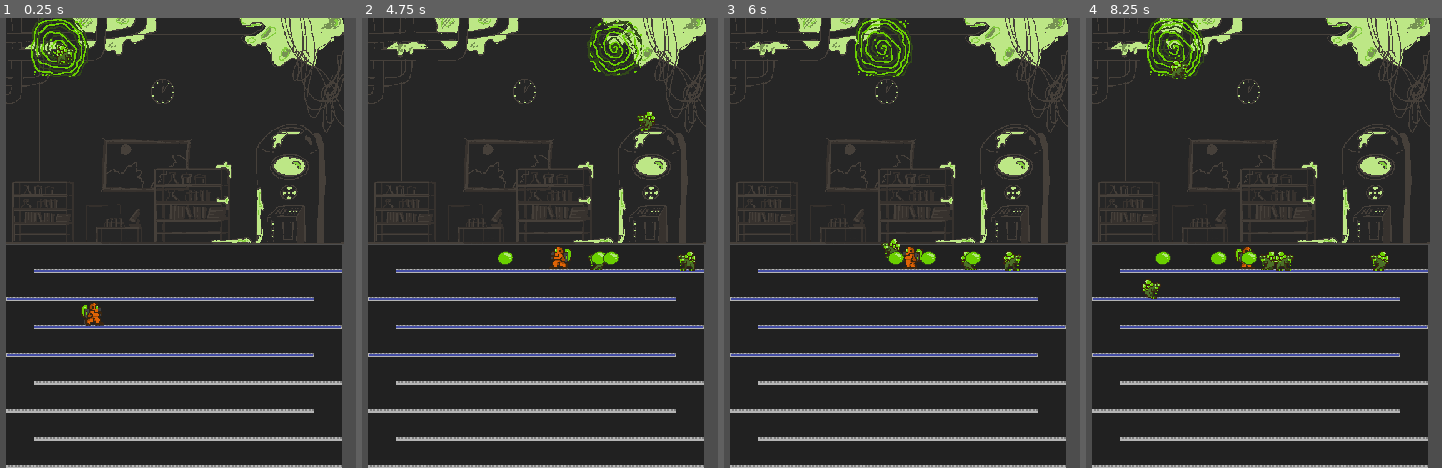
Above: before the commit, frames 1-4 (left to right).
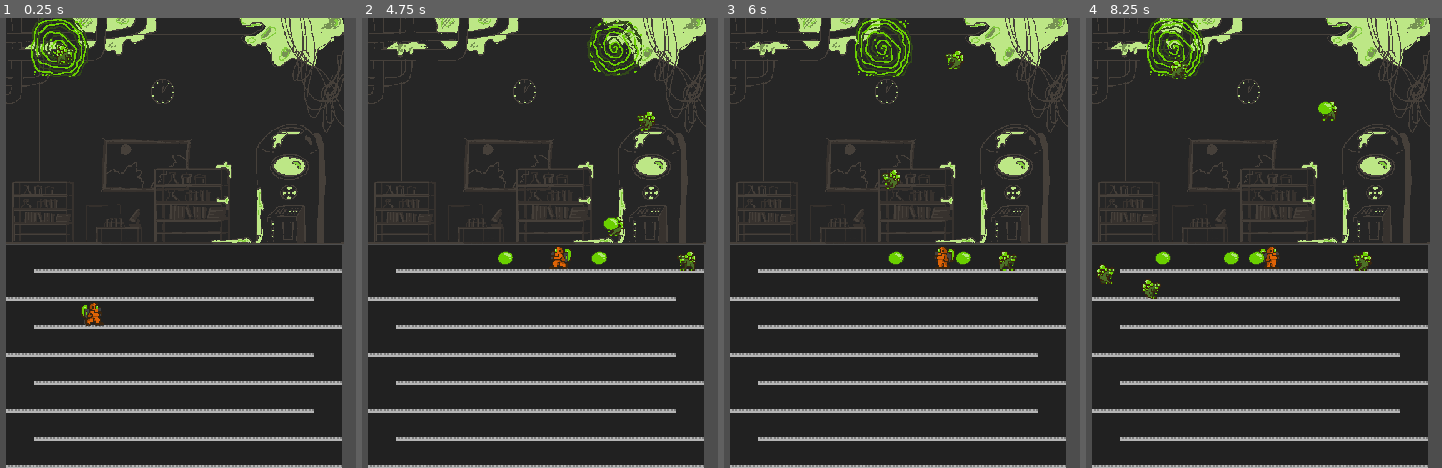
Above: after the commit, the same moments.

Repository: KrolPolski/Finnish-Game-Jam-2025
Game: Godot game, scene res://scenes/level_1.tscn
The game is run twice, just before and just after one commit, with the same random seed, the same clock (stepped at 60 frames per second) and the same inputs.
Inputs:
- Up to frame 1 (0.25 s): no input
- Up to frame 2 (4.75 s): tap Enter at 0.5 s; hold D (move_right) 0.53-2.03 s; tap Space (drop_bubble) every 0.75 s from 0.6 to 4.35 s; tap W (climb_up) at 0.77, 1.52, 3.02, 3.77, 4.52 s; hold A (move_left) 2.03-2.78 s; hold D (move_right) 2.78-4.28 s; hold A (move_left) from 4.28 s (still down)
- Up to frame 3 (6 s): release A (move_left) at 5.03 s; hold D (move_right) 5.03-5.78 s; tap Space (drop_bubble) at 5.1, 5.85 s; hold A (move_left) from 5.78 s (still down)
- Up to frame 4 (8.25 s): tap W (climb_up) at 6.02, 6.77, 7.52 s; tap Space (drop_bubble) at 6.6, 7.35, 8.1 s; release A (move_left) at 7.28 s; hold D (move_right) from 7.28 s (still down)

The runs differ from the first frame. In frame 1, 1.5% of the frame differs, in the area x 1-97%, y 56-76%; in frame 2, 1.8%; in frame 3, 2.6%; in frame 4, 2.8%, in the area x 1-97%, y 18-76%.

Commit message:
Bubbles fixed again

Diff:
--- a/scenes/level_1.tscn
+++ b/scenes/level_1.tscn
@@ -213,7 +213,6 @@
 shape = SubResource("RectangleShape2D_psi11")
 
 [node name="Platform" type="ColorRect" parent="."]
-top_level = true
 offset_left = 407.0
 offset_top = 403.0
 offset_right = 752.0
@@ -247,7 +246,6 @@
 debug_color = Color(0.868578, 0.284712, 0.536521, 0.42)
 
 [node name="Platform2" type="ColorRect" parent="."]
-top_level = true
 offset_left = 364.0
 offset_top = 448.0
 offset_right = 709.0
@@ -279,7 +277,6 @@
 debug_color = Color(0.868578, 0.284712, 0.536521, 0.42)
 
 [node name="Platform3" type="ColorRect" parent="."]
-top_level = true
 offset_left = 406.0
 offset_top = 493.0
 offset_right = 751.0
@@ -312,7 +309,6 @@
 debug_color = Color(0.868578, 0.284712, 0.536521, 0.42)
 
 [node name="Platform4" type="ColorRect" parent="."]
-top_level = true
 offset_left = 363.0
 offset_top = 538.0
 offset_right = 708.0
--- a/scenes/mob.tscn
+++ b/scenes/mob.tscn
@@ -31,16 +31,16 @@
 [node name="Mob" type="CharacterBody2D" groups=["mob"]]
 top_level = true
 position = Vector2(1, 0)
-collision_mask = 19
+collision_mask = 31
 script = ExtResource("1_c6a7m")
 
 [node name="Area2D" type="Area2D" parent="." groups=["enemy"]]
-position = Vector2(45, 1)
+position = Vector2(-2, 1)
 collision_layer = 8
 collision_mask = 31
 
 [node name="CollisionShape2D" type="CollisionShape2D" parent="Area2D" groups=["enemy"]]
-position = Vector2(-46, 1)
+position = Vector2(1, 0)
 shape = SubResource("RectangleShape2D_xcnfi")
 
 [node name="CollisionShape2D2" type="CollisionShape2D" parent="." groups=["mob"]]
Not shown: 1 places in scenes/bubble.tscn that only renumber resources
Not shown: 1 places in scenes/mob.tscn that only renumber resources
